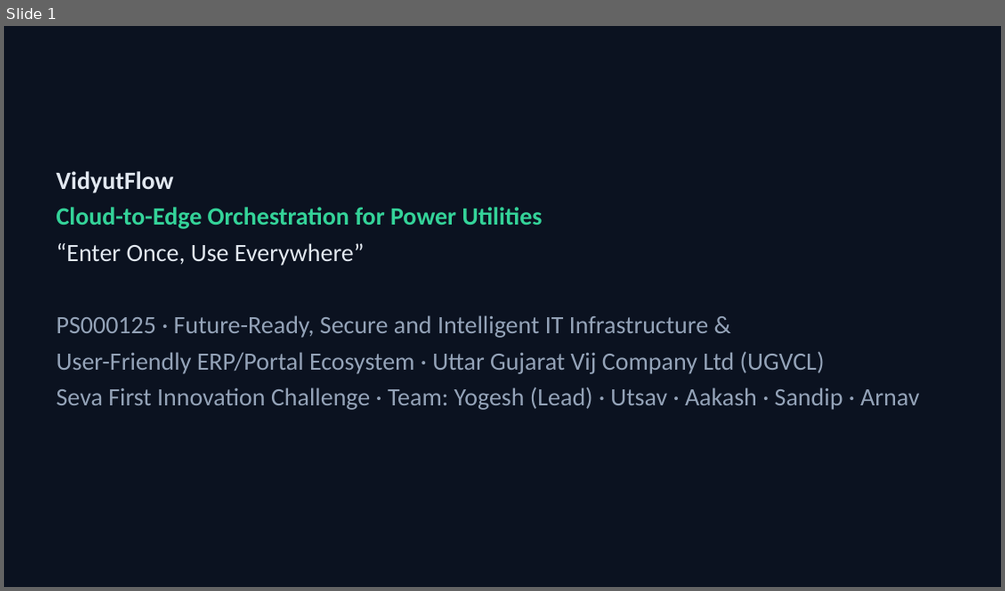
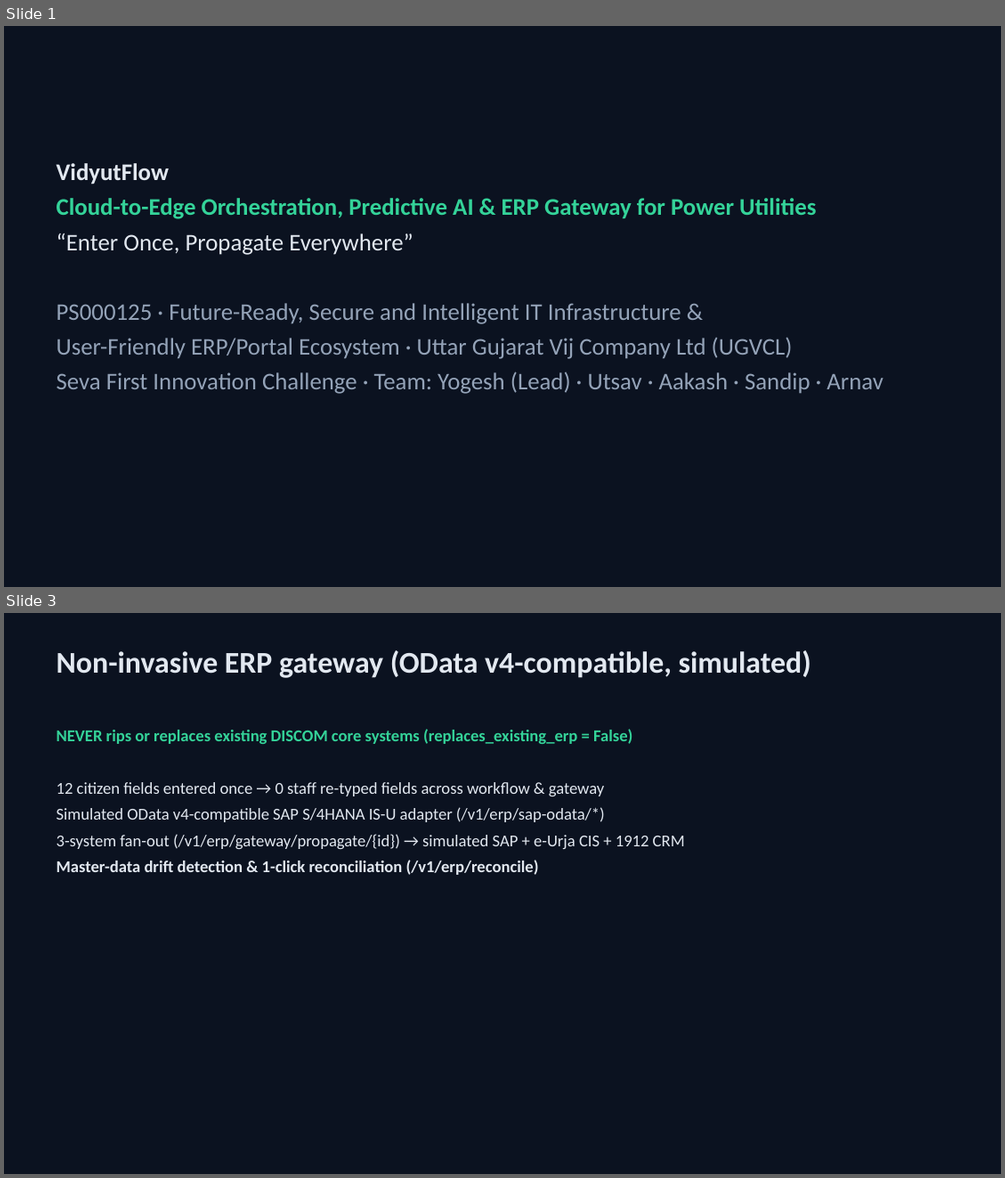
Before and after one commit to Yogeshsingh123-LAB/VidyutFlow, a slide deck: docs/deck/VidyutFlow_PS000125.pptx. Shown one above the other, each under a label of ours: slide 1 before the commit, slides 1 and 3 after it; the slides between them are not shown. The pictures are 1005x591 and 1005x1178 pixels, drawn with LibreOffice and Linux fonts; fonts in the diff are those of the drawing. Boxes give left, top, right and bottom in pixels: in the first picture for what was removed or moved away, otherwise in the second. Text is boxed around its words. In the diff, an @@ line names an element or a change of style, - is before the commit and + after.

```diff
--- a/docs/deck/VidyutFlow_PS000125.pptx
+++ b/docs/deck/VidyutFlow_PS000125.pptx
@@ slide 3 added at <box>4,613,1001,1174</box>, background #0B1220 @@
@@ text added at <box>57,650,811,678</box>, 29 pt, text #E2E8F0, bold @@
+Non-invasive ERP gateway (OData v4-compatible, simulated)
@@ text added at <box>57,729,685,875</box>, 16 pt, text #E2E8F0 @@
+NEVER rips or replaces existing DISCOM core systems (replaces_existing_erp = False)
+12 citizen fields entered once → 0 staff re-typed fields across workflow & gateway
+Simulated OData v4-compatible SAP S/4HANA IS-U adapter (/v1/erp/sap-odata/*)
+3-system fan-out (/v1/erp/gateway/propagate/{id}) → simulated SAP + e-Urja CIS + 1912 CRM
+Master-data drift detection & 1-click reconciliation (/v1/erp/reconcile)
@@ slide 1 changed as well @@
@@ text "VidyutFlow": place and size @@
-text "VidyutFlow" at <box>57,171,919,410</box>
+text "VidyutFlow" at <box>57,163,882,394</box>
@@ text at <box>57,163,882,394</box>: size 24 to 23 pt in "VidyutFlow", "PS000125 · Future-Ready, Secure and Intelligent IT ...", "User-Friendly ERP/Portal Ecosystem · Uttar Gujarat Vij ...", "Seva First Innovation Challenge · Team: Yogesh ..." @@
@@ text at <box>57,198,816,255</box>: text changed; size 24 to 23 pt @@
-Cloud-to-Edge Orchestration for Power Utilities
-“Enter Once, Use Everywhere”
+Cloud-to-Edge Orchestration, Predictive AI & ERP Gateway for Power Utilities
+“Enter Once, Propagate Everywhere”
```
Also in this commit, not shown: 10 other slides added, 11 slides removed, 24 other files.
